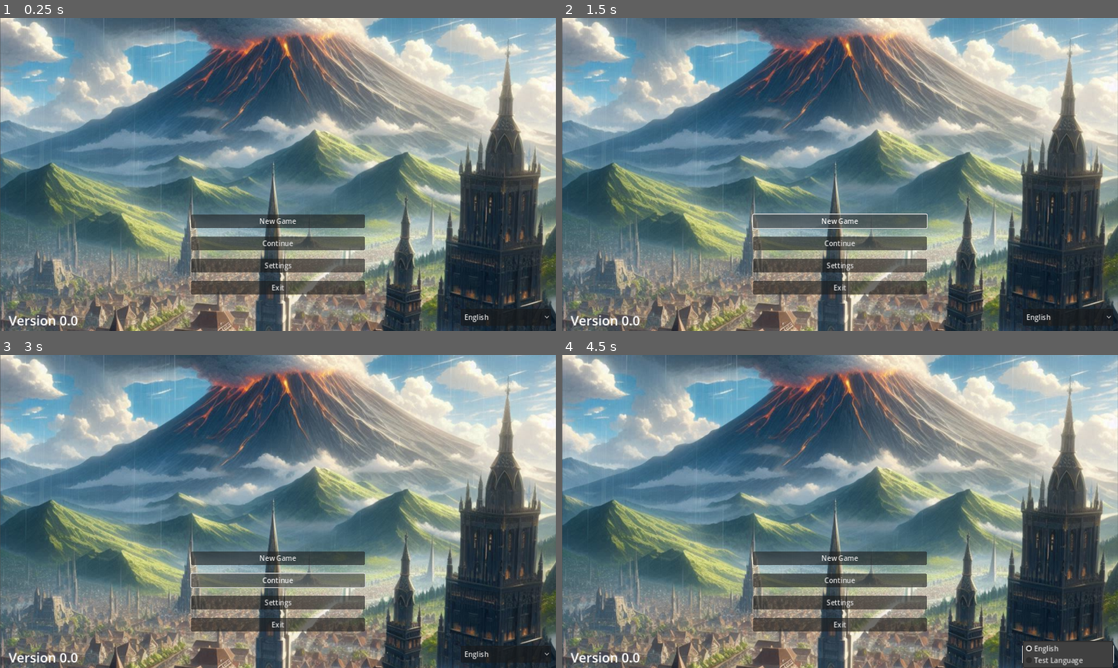
Above: before the commit, frames 1-4 (two rows, left to right).
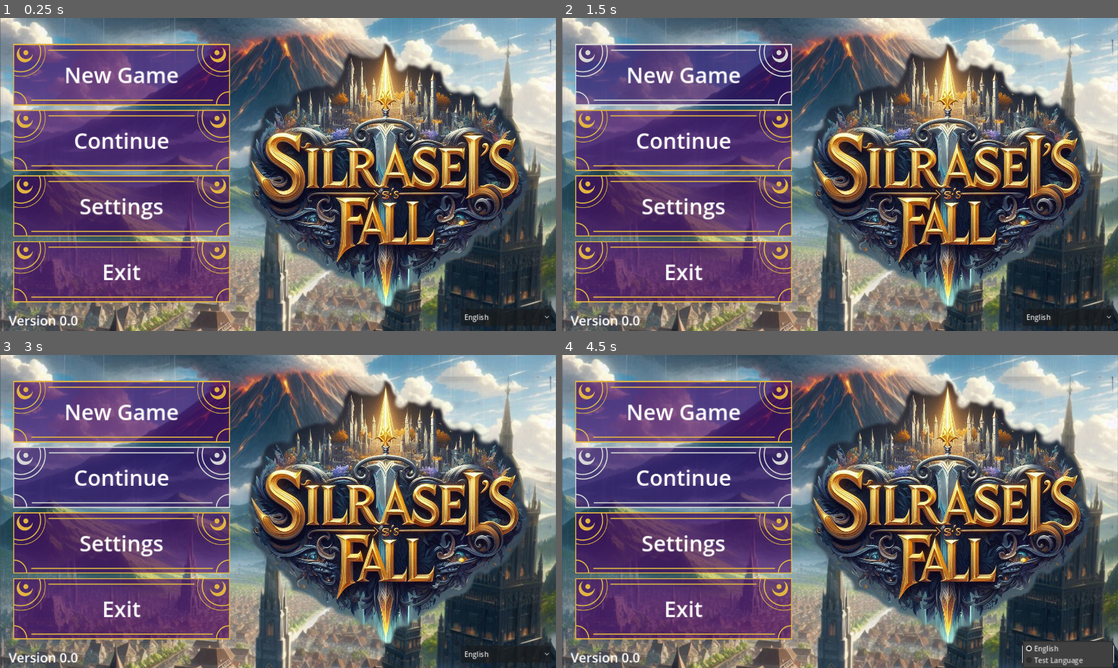
Above: after the commit, the same moments.

Repository: jgascart/Silrasel
Game: Godot game, scene res://Scenes/MainMenu/MainMenu.tscn
Same seed, same stepped clock (60 frames per second), same inputs: the game is played once before the commit and once after it. Before the commit the project has no main scene; this scene is started directly in both runs.
Inputs (mouse positions are in pixels of both pictures, inside the frame that each line leads up to; where the layout moved, square brackets give the same spot in the first picture):
- Up to frame 1 (0.25 s): no input
- Up to frame 2 (1.5 s): click (684, 205) [840, 265] at 0.5 s; click (684, 74) [840, 221] at 1.25 s
- Up to frame 3 (3 s): click (122, 411) [278, 558] at 2 s; click (122, 477) [278, 580] at 2.75 s
- Up to frame 4 (4.5 s): click (684, 477) [840, 580] at 3.5 s; click "English" at 4.25 s

The runs differ from the first frame. In frame 1, 59% of the frame differs, in the area x 2-100%, y 6-93%; in frame 2, 59%; in frame 3, 59%; in frame 4, 59%.

Commit message:
Redoing the main menu

Diff:
--- /dev/null
+++ b/Scenes/Main.tscn
@@ -0,0 +1,7 @@
+[gd_scene load_steps=2 format=3 uid="uid://poq1po16hxew"]
+
+[ext_resource type="PackedScene" uid="uid://bhgl7s2tm8y2" path="res://Scenes/MainMenu/MainMenu.tscn" id="1_wwf0c"]
+
+[node name="Main" type="Node"]
+
+[node name="MainMenu" parent="." instance=ExtResource("1_wwf0c")]
--- a/Scenes/MainMenu/MainMenu.gd
+++ b/Scenes/MainMenu/MainMenu.gd
@@ -3,15 +3,52 @@
 const LANGUAGE_FILE = "res://Data/Languages.json"
 var language_folder = "res://Data/" + Settings.settings["general"]["language"] + "/Text/Menus/Menus.json"
 
-@onready var new_game_button: Button = $Menu/NewGameButton
-@onready var continue_button: Button = $Menu/ContinueButton
-@onready var settings_button: Button = $Menu/SettingsButton
-@onready var exit_button: Button = $Menu/ExitButton
+@onready var new_game_label : Label = $MenuMarginContainer/Menu/NewGameBackground/NewGameLabel
+@onready var continue_label : Label = $MenuMarginContainer/Menu/ContinueBackground/ContinueLabel
+@onready var settings_label : Label = $MenuMarginContainer/Menu/SettingsBackground/SettingsLabel
+@onready var exit_label : Label = $MenuMarginContainer/Menu/ExitBackground/ExitLabel
+
+@onready var new_game_button : Button = $MenuMarginContainer/Menu/NewGameBackground/NewGameButton
+@onready var continue_button : Button = $MenuMarginContainer/Menu/ContinueBackground/ContinueButton
+@onready var settings_button : Button = $MenuMarginContainer/Menu/SettingsBackground/SettingsButton
+@onready var exit_button : Button = $MenuMarginContainer/Menu/ExitBackground/ExitButton
+
+@onready var new_game_background: TextureRect = $MenuMarginContainer/Menu/NewGameBackground
+@onready var continue_background: TextureRect = $MenuMarginContainer/Menu/ContinueBackground
+@onready var settings_background: TextureRect = $MenuMarginContainer/Menu/SettingsBackground
+@onready var exit_background: TextureRect = $MenuMarginContainer/Menu/ExitBackground
+
 @onready var language_selector: OptionButton = $LanguageSelector
+
+@onready var menu_sound_player: AudioStreamPlayer = $MenuSoundPlayer
+
+const BUTTON_ON_TEXTURE : Texture2D = preload("res://Assets/Images/Menu/Button_on.png")
+const BUTTON_OFF_TEXTURE : Texture2D = preload("res://Assets/Images/Menu/Button_off.png")
+
+var menu_index : int = -1
+var active : bool = true
+
+@onready var menu_backgrounds : Array[TextureRect] = [new_game_background, continue_background, settings_background, exit_background]
+@onready var menu_buttons : Array[Button] = [new_game_button, continue_button, settings_button, exit_button]
 
 func _ready() -> void:
 	load_language()
 	load_language_options()
+	for button : Button in menu_buttons:
+		button.mouse_entered.connect(select_button.bind(button))
+		button.button_down.connect(click_button.bind(button))
+
+func _process(_delta: float) -> void:
+	if Input.is_action_just_pressed("move_down"):
+		menu_index += 1
+		if menu_index < 0: menu_index = 0
+		if menu_index > 3: menu_index = 0
+		select_button(menu_buttons[menu_index])
+	if Input.is_action_just_pressed("move_up"):
+		menu_index -= 1
+		if menu_index < 0: menu_index = 3
+		if menu_index > 3: menu_index = 0
+		select_button(menu_buttons[menu_index])
 
 func load_language() -> void:
 	var file = FileAccess.open(language_folder, FileAccess.READ)
@@ -19,10 +56,10 @@
 	if file:
 		var result = JSON.parse_string(file.get_as_text())
 
-		new_game_button.text = result["main_menu"]["new_game_button"]
-		continue_button.text = result["main_menu"]["continue_button"]
-		settings_button.text = result["main_menu"]["settings_button"]
-		exit_button.text = result["main_menu"]["exit_button"]
+		new_game_label.text = result["main_menu"]["new_game_button"]
+		continue_label.text = result["main_menu"]["continue_button"]
+		settings_label.text = result["main_menu"]["settings_button"]
+		exit_label.text = result["main_menu"]["exit_button"]
 
 func load_language_options() -> void:
 	var file = FileAccess.open(LANGUAGE_FILE, FileAccess.READ)
@@ -31,3 +68,16 @@
 
 		for language in languages["languages"]:
 			language_selector.add_item(language["language"])
+
+func select_button(selected_button : Button) -> void:
+	var index = 0
+	menu_sound_player.play()
+	for button : Button in menu_buttons:
+		menu_backgrounds[index].texture = BUTTON_OFF_TEXTURE
+		if button == selected_button:
+			menu_backgrounds[index].texture = BUTTON_ON_TEXTURE
+			menu_index = index
+		index += 1
+
+func click_button(selected_button : Button) -> void:
+	print("Click")
--- a/Scenes/MainMenu/MainMenu.tscn
+++ b/Scenes/MainMenu/MainMenu.tscn
@@ -1,7 +1,10 @@
-[gd_scene load_steps=3 format=3 uid="uid://bhgl7s2tm8y2"]
+[gd_scene load_steps=6 format=3 uid="uid://bhgl7s2tm8y2"]
 
 [ext_resource type="Script" path="res://Scenes/MainMenu/MainMenu.gd" id="1_afnfm"]
 [ext_resource type="Texture2D" uid="uid://bgpxat2opxpnj" path="res://Assets/Images/Placeholders/TitleBackground.png" id="1_r71jo"]
+[ext_resource type="Texture2D" uid="uid://dok3sm2koi0lb" path="res://Assets/Images/Placeholders/Title.png" id="3_s3ei0"]
+[ext_resource type="Texture2D" uid="uid://ps5u5trpk5k4" path="res://Assets/Images/Menu/Button_off.png" id="4_hibpk"]
+[ext_resource type="AudioStream" uid="uid://biqx2rhoo2udx" path="res://Assets/Sounds/MenuSelection.wav" id="5_6fxea"]
 
 [node name="MainMenu" type="Control"]
 layout_mode = 3
@@ -21,6 +24,22 @@
 grow_vertical = 2
 texture = ExtResource("1_r71jo")
 
+[node name="Title" type="TextureRect" parent="."]
+layout_mode = 1
+anchors_preset = 6
+anchor_left = 1.0
+anchor_top = 0.5
+anchor_right = 1.0
+anchor_bottom = 0.5
+offset_left = -772.0
+offset_top = -310.0
+offset_right = -11.0
+offset_bottom = 451.0
+grow_horizontal = 0
+grow_vertical = 2
+texture = ExtResource("3_s3ei0")
+expand_mode = 1
+
 [node name="Version" type="Label" parent="."]
 layout_mode = 1
 anchors_preset = 2
@@ -32,37 +51,6 @@
 grow_vertical = 0
 theme_override_font_sizes/font_size = 30
 text = "Version 0.0"
-
-[node name="Menu" type="VBoxContainer" parent="."]
-layout_mode = 1
-anchors_preset = 7
-anchor_left = 0.5
-anchor_top = 1.0
-anchor_right = 0.5
-anchor_bottom = 1.0
-offset_left = -200.0
-offset_top = -220.0
-offset_right = 200.0
-offset_bottom = -84.0
-grow_horizontal = 2
-grow_vertical = 0
-theme_override_constants/separation = 20
-
-[node name="NewGameButton" type="Button" parent="Menu"]
-layout_mode = 2
-text = "new_game_button"
-
-[node name="ContinueButton" type="Button" parent="Menu"]
-layout_mode = 2
-text = "continue_button"
-
-[node name="SettingsButton" type="Button" parent="Menu"]
-layout_mode = 2
-text = "settings_button"
-
-[node name="ExitButton" type="Button" parent="Menu"]
-layout_mode = 2
-text = "exit_button"
 
 [node name="LanguageSelector" type="OptionButton" parent="."]
 layout_mode = 1
@@ -77,3 +65,126 @@
 offset_bottom = -12.0
 grow_horizontal = 0
 grow_vertical = 0
+
+[node name="MenuMarginContainer" type="MarginContainer" parent="."]
+layout_mode = 0
+offset_right = 40.0
+offset_bottom = 40.0
+theme_override_constants/margin_left = 30
+theme_override_constants/margin_top = 60
+
+[node name="Menu" type="VBoxContainer" parent="MenuMarginContainer"]
+layout_mode = 2
+theme_override_constants/separation = 10
+
+[node name="NewGameBackground" type="TextureRect" parent="MenuMarginContainer/Menu"]
+custom_minimum_size = Vector2(500, 141)
+layout_mode = 2
+texture = ExtResource("4_hibpk")
+expand_mode = 1
+
+[node name="NewGameLabel" type="Label" parent="MenuMarginContainer/Menu/NewGameBackground"]
+layout_mode = 1
+anchors_preset = 15
+anchor_right = 1.0
+anchor_bottom = 1.0
+grow_horizontal = 2
+grow_vertical = 2
+theme_override_font_sizes/font_size = 50
+text = "new_game_button"
+horizontal_alignment = 1
+vertical_alignment = 1
+
+[node name="NewGameButton" type="Button" parent="MenuMarginContainer/Menu/NewGameBackground"]
+self_modulate = Color(1, 1, 1, 0)
+layout_mode = 1
+anchors_preset = 15
+anchor_right = 1.0
+anchor_bottom = 1.0
+grow_horizontal = 2
+grow_vertical = 2
+
+[node name="ContinueBackground" type="TextureRect" parent="MenuMarginContainer/Menu"]
+custom_minimum_size = Vector2(500, 141)
+layout_mode = 2
+texture = ExtResource("4_hibpk")
+expand_mode = 1
+
+[node name="ContinueLabel" type="Label" parent="MenuMarginContainer/Menu/ContinueBackground"]
+layout_mode = 1
+anchors_preset = 15
+anchor_right = 1.0
+anchor_bottom = 1.0
+grow_horizontal = 2
+grow_vertical = 2
+theme_override_font_sizes/font_size = 50
+text = "continue_button"
+horizontal_alignment = 1
+vertical_alignment = 1
+
+[node name="ContinueButton" type="Button" parent="MenuMarginContainer/Menu/ContinueBackground"]
+self_modulate = Color(1, 1, 1, 0)
+layout_mode = 1
+anchors_preset = 15
+anchor_right = 1.0
+anchor_bottom = 1.0
+grow_horizontal = 2
+grow_vertical = 2
+
+[node name="SettingsBackground" type="TextureRect" parent="MenuMarginContainer/Menu"]
+custom_minimum_size = Vector2(500, 141)
+layout_mode = 2
+texture = ExtResource("4_hibpk")
+expand_mode = 1
+
+[node name="SettingsLabel" type="Label" parent="MenuMarginContainer/Menu/SettingsBackground"]
+layout_mode = 1
+anchors_preset = 15
+anchor_right = 1.0
+anchor_bottom = 1.0
+grow_horizontal = 2
+grow_vertical = 2
+theme_override_font_sizes/font_size = 50
+text = "settings_button"
+horizontal_alignment = 1
+vertical_alignment = 1
+
+[node name="SettingsButton" type="Button" parent="MenuMarginContainer/Menu/SettingsBackground"]
+self_modulate = Color(1, 1, 1, 0)
+layout_mode = 1
+anchors_preset = 15
+anchor_right = 1.0
+anchor_bottom = 1.0
+grow_horizontal = 2
+grow_vertical = 2
+
+[node name="ExitBackground" type="TextureRect" parent="MenuMarginContainer/Menu"]
+custom_minimum_size = Vector2(500, 141)
+layout_mode = 2
+texture = ExtResource("4_hibpk")
+expand_mode = 1
+
+[node name="ExitLabel" type="Label" parent="MenuMarginContainer/Menu/ExitBackground"]
+layout_mode = 1
+anchors_preset = 15
+anchor_right = 1.0
+anchor_bottom = 1.0
+grow_horizontal = 2
+grow_vertical = 2
+theme_override_font_sizes/font_size = 50
+text = "exit_button"
+horizontal_alignment = 1
+vertical_alignment = 1
+
+[node name="ExitButton" type="Button" parent="MenuMarginContainer/Menu/ExitBackground"]
+self_modulate = Color(1, 1, 1, 0)
+layout_mode = 1
+anchors_preset = 15
+anchor_right = 1.0
+anchor_bottom = 1.0
+grow_horizontal = 2
+grow_vertical = 2
+
+[node name="MenuSoundPlayer" type="AudioStreamPlayer" parent="."]
+stream = ExtResource("5_6fxea")
+bus = &"SFX"
--- /dev/null
+++ b/default_bus_layout.tres
@@ -0,0 +1,9 @@
+[gd_resource type="AudioBusLayout" format=3 uid="uid://cmq51v0i6rcgt"]
+
+[resource]
+bus/1/name = &"SFX"
+bus/1/solo = false
+bus/1/mute = false
+bus/1/bypass_fx = false
+bus/1/volume_db = 0.0
+bus/1/send = &"Master"
--- a/project.godot
+++ b/project.godot
@@ -11,7 +11,7 @@
 [application]
 
 config/name="Silrasel"
-run/main_scene="res://Test/Main.tscn"
+run/main_scene="res://Scenes/Main.tscn"
 config/features=PackedStringArray("4.3", "Forward Plus")
 
 [autoload]
Binary file changed: Assets/Images/Menu/Button_off.png
Not shown, changed: Assets/Images/Menu/Button_off.png.import
Binary file changed: Assets/Images/Menu/Button_on.png
Not shown, changed: Assets/Images/Menu/Button_on.png.import
Not shown, added: Assets/Sounds/MenuSelection.wav.import
Not shown, added: Assets/Sounds/MenuSelection.wav
